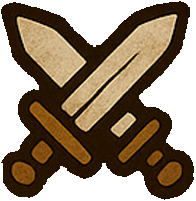
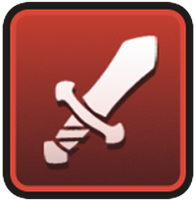
Before/after of a (196, 201) layered artwork. What changed in the layer stack:
added layer "Lager 2" above "Lager 1" over (x1=2, y1=1, x2=194, y2=200)
hid "Lager 1" over (x1=1, y1=1, x2=194, y2=200)